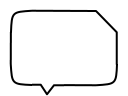
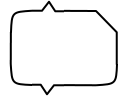
Comparing the layer stacks of the two 128x96 images. Changes:
added layer "Pasted Layer #5" above "Pasted Layer #4" over [36, 0, 64, 13]
painted on "bkg" over [36, 9, 64, 12]
painted on "bkg #1" over [43, 3, 54, 11]
